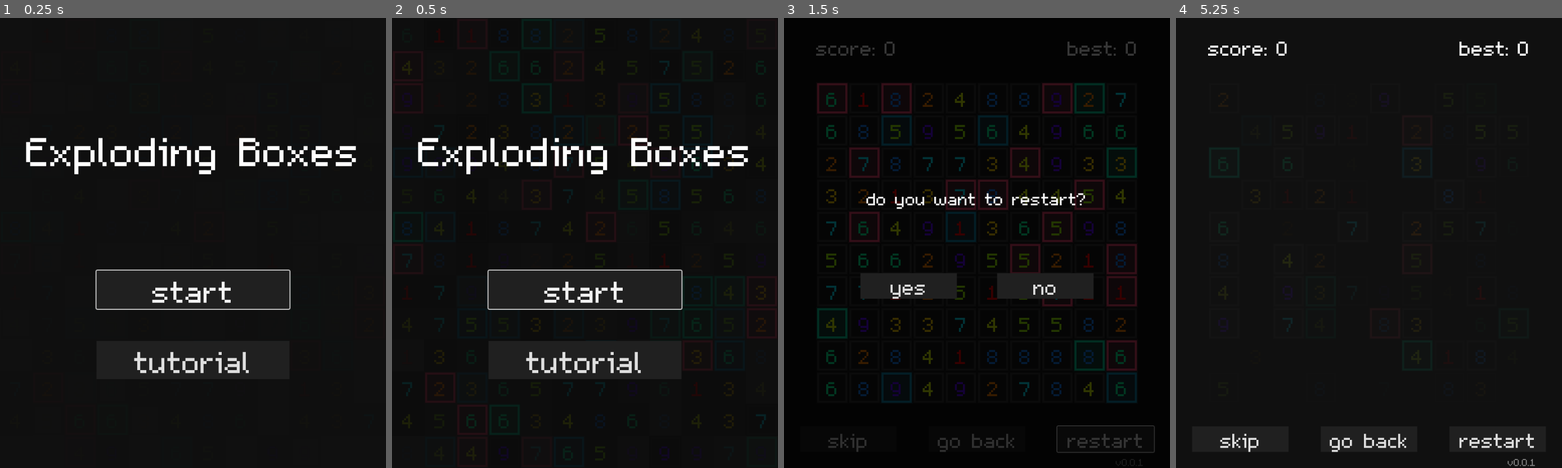
Above: before the commit, frames 1-4 (left to right).
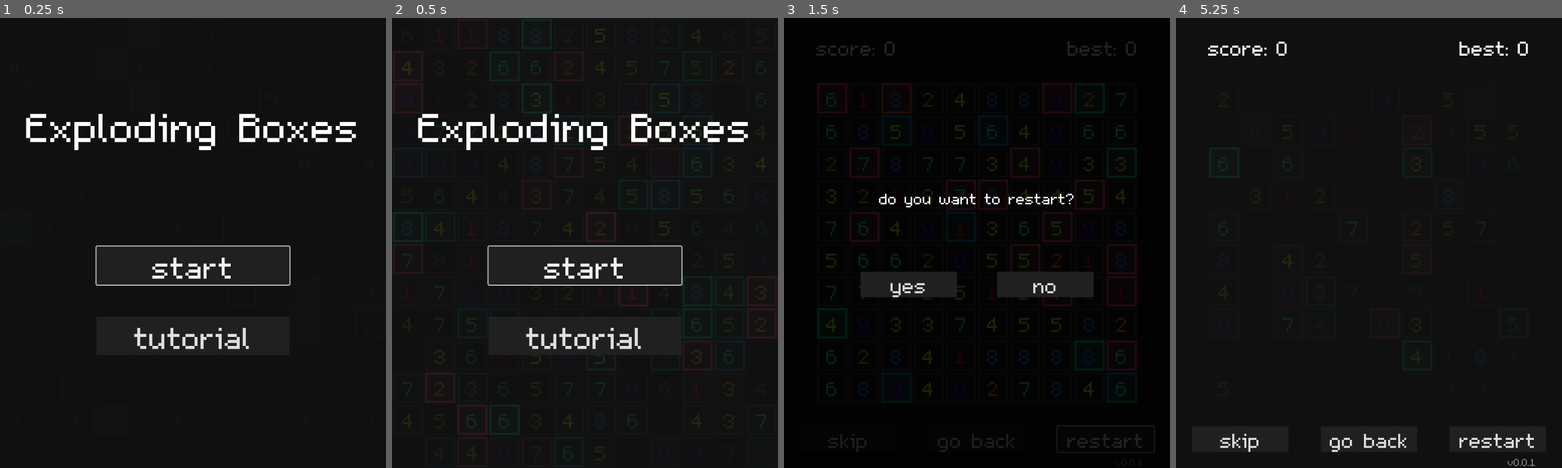
Above: after the commit, the same moments.

Repository: lorossi/Exploding-Boxes
Game: Godot game, scene res://scenes/gui/main_menu.tscn
The game is run twice, just before and just after one commit, with the same random seed, the same clock (stepped at 60 frames per second) and the same inputs.
Inputs:
- Up to frame 1 (0.25 s): no input
- Up to frame 2 (0.5 s): no input
- Up to frame 3 (1.5 s): click "start" at 0.5 s; click "restart" at 1.25 s
- Up to frame 4 (5.25 s): click "restart" at 2 s; click "restart" at 2.75 s; click "skip" at 3.5 s; click "skip" at 4.25 s; click "yes" at 5 s

The runs differ from the first frame. In frame 1, 5.9% of the frame differs, in the area x 6-93%, y 21-79%; in frame 2, 5.9%; in frame 3, 1.1%; in frame 4, nothing differs.

Commit message:
small fixes

Diff:
--- a/scenes/gui/exit_confirmation.tscn
+++ b/scenes/gui/exit_confirmation.tscn
@@ -20,7 +20,7 @@
 anchor_bottom = 1.0
 grow_horizontal = 2
 grow_vertical = 2
-color = Color(0, 0, 0, 0.784314)
+color = Color(0, 0, 0, 0.862745)
 
 [node name="CenterContainer" type="CenterContainer" parent="."]
 layout_mode = 1
--- a/scenes/gui/level.tscn
+++ b/scenes/gui/level.tscn
@@ -17,10 +17,6 @@
 
 [node name="LevelArea" type="ColorRect" parent="."]
 layout_mode = 0
-offset_left = 32.0
-offset_top = 80.0
-offset_right = 896.0
-offset_bottom = 720.0
 color = Color(0.12549, 0.12549, 0.12549, 0)
 
 [node name="Background" type="ColorRect" parent="."]
--- a/scenes/gui/main_menu.tscn
+++ b/scenes/gui/main_menu.tscn
@@ -16,18 +16,18 @@
 anchor_right = 1.0
 anchor_bottom = 1.0
 offset_right = 768.0
-offset_bottom = 992.0
+offset_bottom = 896.0
 grow_horizontal = 2
 grow_vertical = 2
 color = Color(0.0627451, 0.0627451, 0.0627451, 1)
 
 [node name="CellsContainer" type="Node2D" parent="."]
-modulate = Color(0.25098, 0.25098, 0.25098, 0.552941)
+modulate = Color(1, 1, 1, 0.12549)
 
 [node name="CenterContainer" type="CenterContainer" parent="."]
 layout_mode = 1
 offset_right = 768.0
-offset_bottom = 992.0
+offset_bottom = 896.0
 
 [node name="VBoxContainer" type="VBoxContainer" parent="CenterContainer"]
 layout_mode = 2
@@ -78,7 +78,7 @@
 [node name="Tutorial" parent="." instance=ExtResource("3_888mb")]
 visible = false
 layout_mode = 1
-offset_right = 896.0
-offset_bottom = 992.0
+offset_right = 768.0
+offset_bottom = 896.0
 
 [connection signal="timeout" from="CellsUpdateTimer" to="." method="_on_cells_update_timer_timeout"]
--- a/scenes/gui/restart_confirmation.tscn
+++ b/scenes/gui/restart_confirmation.tscn
@@ -20,7 +20,7 @@
 anchor_bottom = 1.0
 grow_horizontal = 2
 grow_vertical = 2
-color = Color(0, 0, 0, 0.784314)
+color = Color(0, 0, 0, 0.862745)
 
 [node name="CenterContainer" type="CenterContainer" parent="."]
 layout_mode = 1
--- a/scenes/gui/tutorial.tscn
+++ b/scenes/gui/tutorial.tscn
@@ -49,21 +49,21 @@
 layout_mode = 2
 
 [node name="TutorialText8" type="Label" parent="TutorialContainer/InnerContainer/TextContainer"]
-custom_minimum_size = Vector2(800, 64)
+custom_minimum_size = Vector2(0, 64)
 layout_mode = 2
 text = "Select groups of blocks whose sum makes 10 to delete them. The game ends when no remaining blocks are found on the screen."
 horizontal_alignment = 1
 autowrap_mode = 3
 
 [node name="TutorialText6" type="Label" parent="TutorialContainer/InnerContainer/TextContainer"]
-custom_minimum_size = Vector2(800, 64)
+custom_minimum_size = Vector2(0, 64)
 layout_mode = 2
 text = "After each turn, the blocks are randomly damaged. When the score of a block reaches zero, it dies."
 horizontal_alignment = 1
 autowrap_mode = 3
 
 [node name="TutorialText3" type="Label" parent="TutorialContainer/InnerContainer/TextContainer"]
-custom_minimum_size = Vector2(800, 64)
+custom_minimum_size = Vector2(0, 64)
 layout_mode = 2
 text = "Deleting one block grants one point.
 "
@@ -71,7 +71,7 @@
 autowrap_mode = 3
 
 [node name="TutorialText2" type="Label" parent="TutorialContainer/InnerContainer/TextContainer"]
-custom_minimum_size = Vector2(800, 64)
+custom_minimum_size = Vector2(0, 64)
 layout_mode = 2
 text = "Colored blocks have special rules:
 Red blocks explode if their score reaches 0.
@@ -81,7 +81,7 @@
 autowrap_mode = 3
 
 [node name="TutorialText" type="Label" parent="TutorialContainer/InnerContainer/TextContainer"]
-custom_minimum_size = Vector2(800, 64)
+custom_minimum_size = Vector2(0, 64)
 layout_mode = 2
 horizontal_alignment = 1
 autowrap_mode = 3
--- a/scenes/themes/gui_theme.tres
+++ b/scenes/themes/gui_theme.tres
@@ -13,7 +13,7 @@
 Button/styles/normal = SubResource("StyleBoxFlat_owp2w")
 Button/styles/pressed = SubResource("StyleBoxFlat_oxpfp")
 HBoxContainer/constants/separation = 16
-Label/font_sizes/font_size = 54
+Label/font_sizes/font_size = 48
 Label/fonts/font = ExtResource("1_fqgri")
 MarginContainer/constants/margin_left = 32
 MarginContainer/constants/margin_right = 32
--- a/scripts/gui/main_menu.gd
+++ b/scripts/gui/main_menu.gd
@@ -21,12 +21,11 @@
 
 
 func _ready() -> void:
-	_cells_container = $CellsContainer
-
 	_background = find_child("Background")
 	_start_button = find_child("StartButton")
 	_tutorial_button = find_child("TutorialButton")
 	_center_container = find_child("CenterContainer")
+	_cells_container = find_child("CellsContainer")
 
 	_tutorial = find_child("Tutorial")
 
